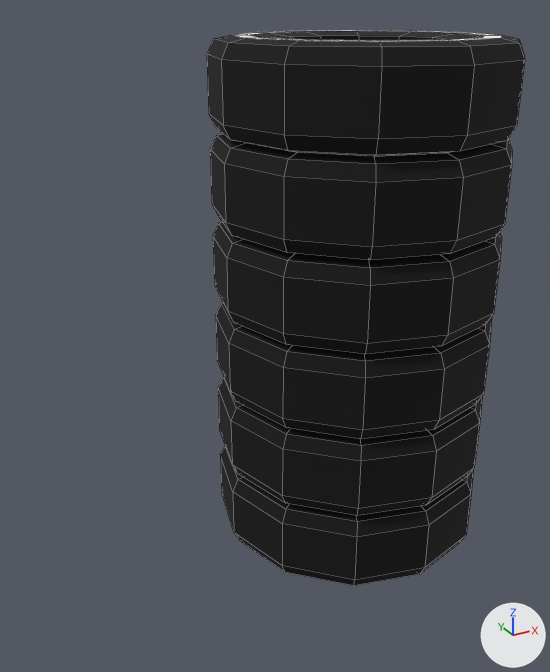
Renders of the FBX model Assets/Files/Models/Tires/TireStack_Dynamic.fbx from each side of a commit.
Both versions are drawn from a camera (50 mm lens) standing at (-1.77, -2.52, 2.23) and looking at (-0.41, -0.03, 0.98). The axes (+X, +Y, +Z) are drawn at lower right. The lights are the same throughout. Mesh edges are drawn as thin lines. Where no turn or scale is listed for an object, it has been applied to the vertices.

Names of what the first picture shows: 'Tire', 'Tire.001', 'Tire.002', 'Tire.003', 'Tire.004', 'Tire.005'.
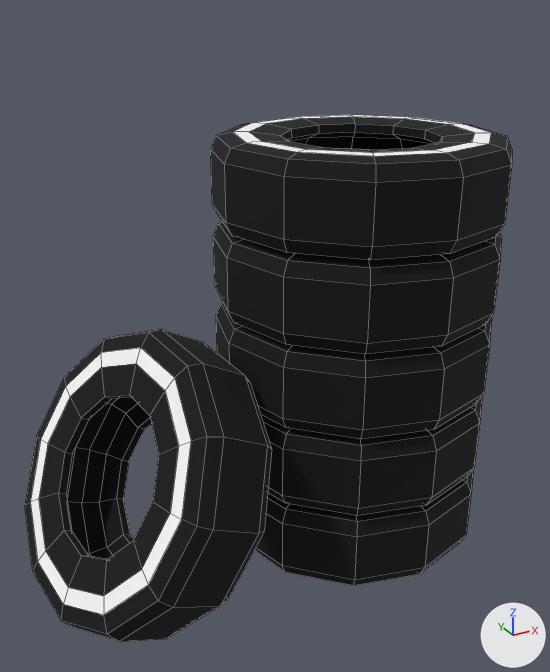
What differs and where, as boxes [x1, y1, x2, y2] in the pictures (550 x 672 px):
'Tire.005', moved, turned
    before: [207, 30, 525, 156]
    after: [25, 329, 272, 642]

What changed in the scene script:
```text
Change ob_tire_005:
    ob_tire_005.location: (0.0, 0.0, 1.773) -> (-0.876, 0.002, 0.406)
    ob_tire_005.rotation_euler: (1.571, 0.0, -3.142) -> (-1.308, 2.108, 0.485)  # degrees (90, 0, -180) -> degrees (-75, 121, 28)
```
